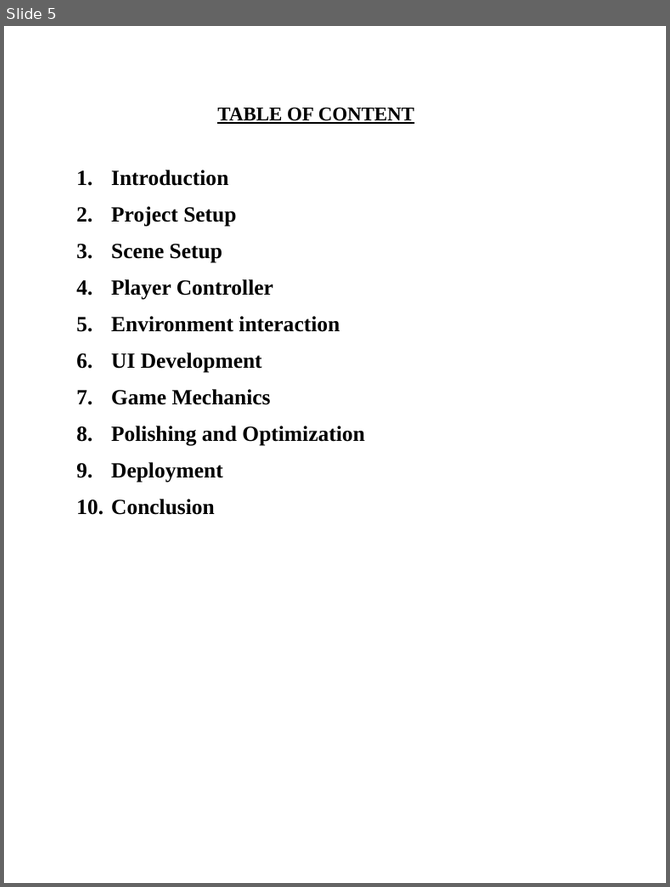
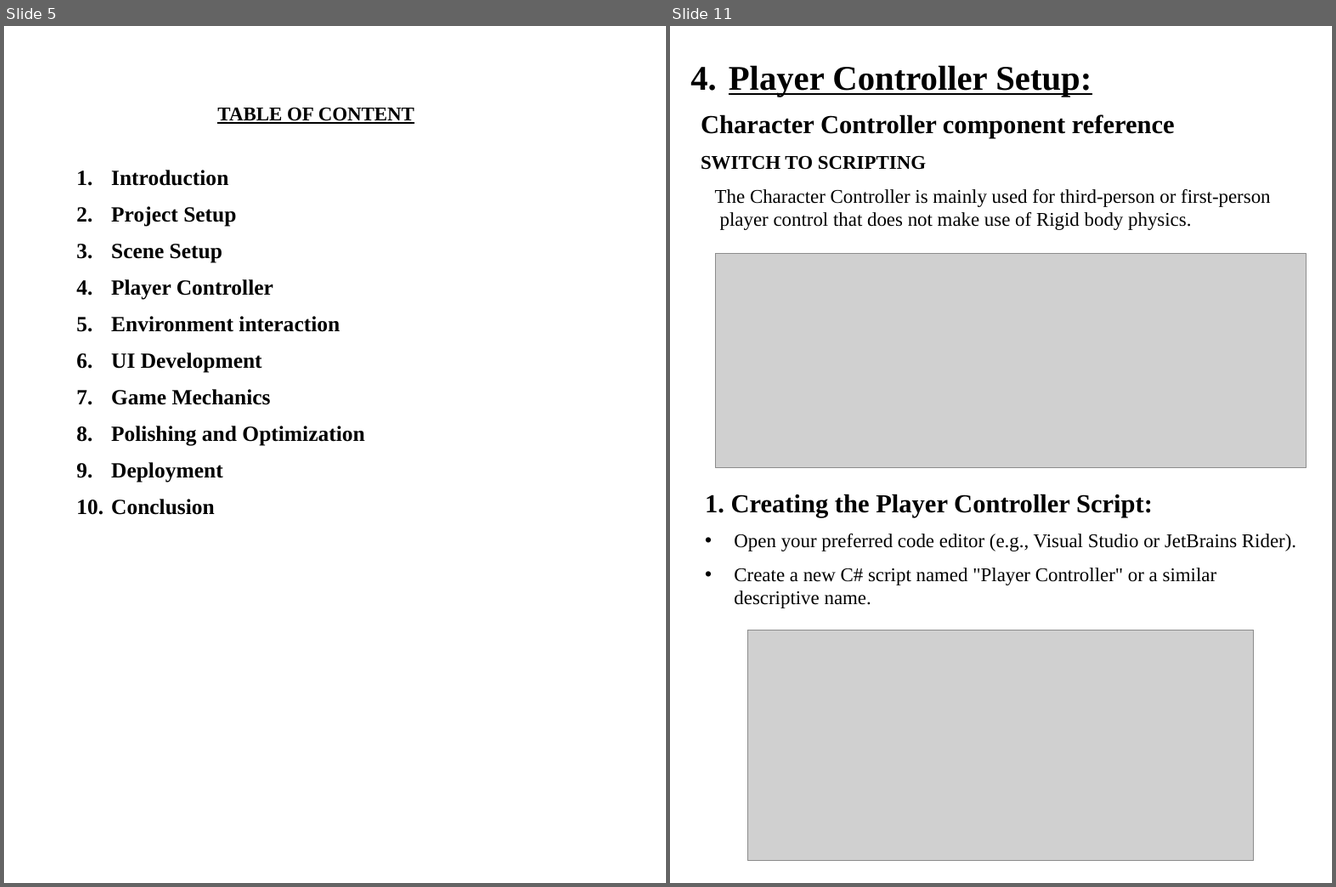
Before and after one commit to Archit-sharma01/untitled, a slide deck: Archit PPT.pptx. Shown side by side, each under a label of ours: slide 5 before the commit, slides 5 and 11 after it; the slides between them are not shown. The pictures are 670x887 and 1336x887 pixels, drawn with LibreOffice and Linux fonts; fonts in the diff are those of the drawing; grey boxes stand for pictures; background and template pictures are left out. Boxes give left, top, right and bottom in pixels: in the first picture for what was removed or moved away, otherwise in the second. Text is boxed around its words. In the diff, an @@ line names an element or a change of style, - is before the commit and + after.

```diff
--- a/Archit PPT.pptx
+++ b/Archit PPT.pptx
@@ slide 11 added at box(670, 26, 1332, 883), background picture (left out) @@
@@ text added at box(701, 65, 1271, 230), 18 pt, text #000000 @@
+4. Player Controller Setup:
+Character Controller component reference
+SWITCH TO SCRIPTING
+The Character Controller is mainly used for third-person or first-person player control that does not make use of Rigid body physics.
@@ picture added at box(715, 254, 1306, 468) @@
@@ text added at box(705, 494, 1296, 608), 18 pt, text #000000 @@
+1. Creating the Player Controller Script:
+• Open your preferred code editor (e.g., Visual Studio or JetBrains Rider).
+• Create a new C# script named "Player Controller" or a similar descriptive name.
@@ picture added at box(748, 630, 1253, 861) @@
```
Also in this commit, not shown: 1 slide changed, 13 other slides added, 32 slides removed.
